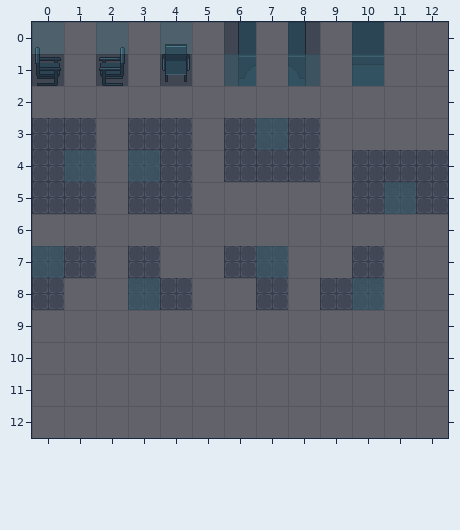
Tiled map, stored at completer.tmx. Above is the file before it was changed.
Cells are 32x32 px. Shown: x 0..12, y 0..12.
The result:
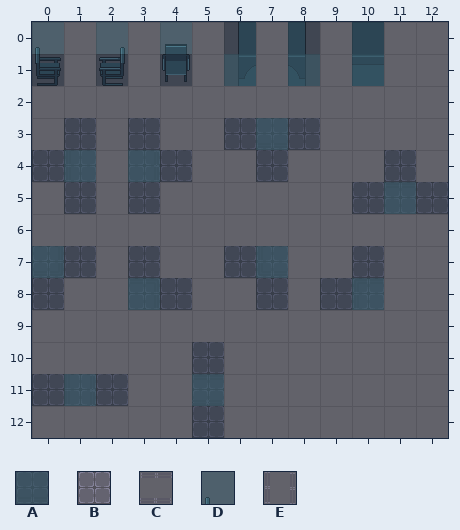
Key: from "Frama Tiles": A 121, B 145, C 218, D 224, E 238.
_ is an empty cell, . an unchanged one.
See-through tiles are keyed as they look on the map.
From old to new:
--- layer "input_Boden"
@@ x 1..5 @@
-11 _..._
+11 B...B
--- layer "inputnot_Boden"
@@ x 0..12 @@
- 3 B...B........
- 4 ......B.B.B.B
- 5 B...B........
+ 3 _..._........
+ 4 ......_._._._
+ 5 _..._........
@@ x 0..5 @@
-10 ....._
-11 _._...
-12 ....._
+10 .....B
+11 B.B...
+12 .....B
--- layer "output_Gegenstände"
@@ x 1..5 @@
-11 _..._
+11 E...C
--- layer "regions_input"
@@ x 0..12 @@
- 3 A...A........
- 4 ......A.A.A.A
- 5 A...A........
+ 3 _..._........
+ 4 ......_._._._
+ 5 _..._........
@@ x 0..5 @@
-10 ....._
-11 ___.._
-12 ....._
+10 .....A
+11 AAA..A
+12 .....A
--- layer "regions_output"
@@ x 1..5 @@
-11 _..._
+11 D...D
